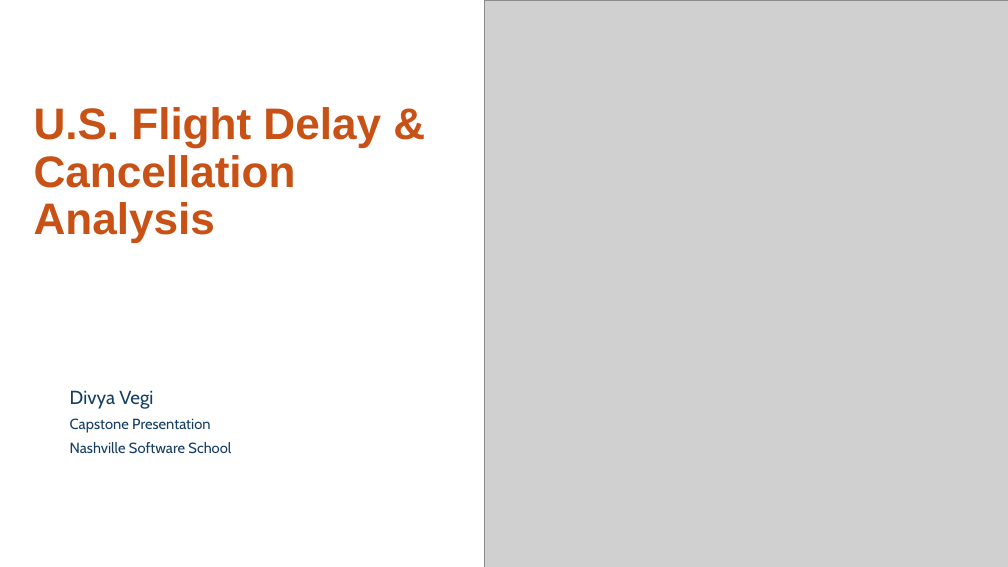
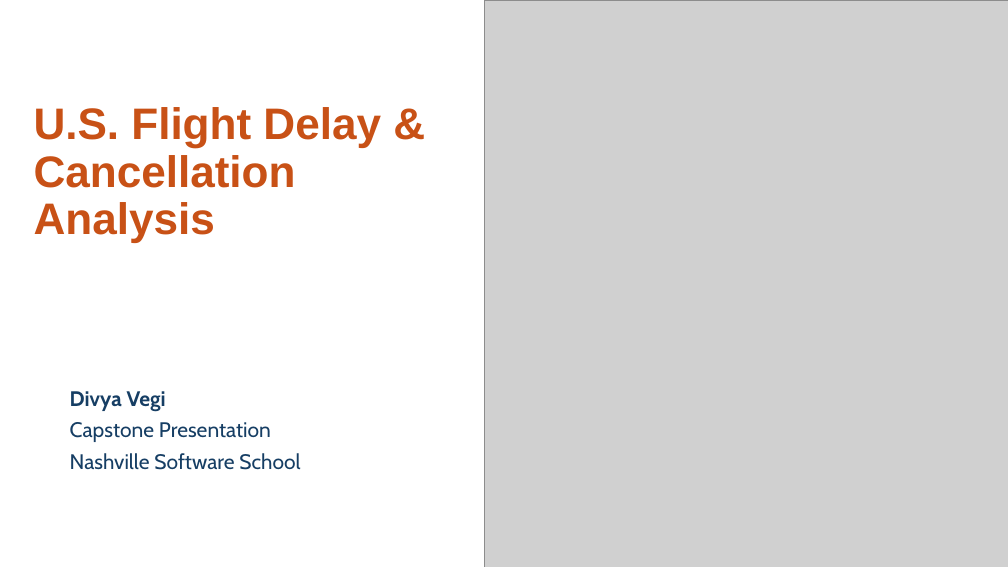
Before and after one commit to divyavegi/Capstone-Flight-Delay-and-Cancellation-, a slide deck: slide 1 of CAPSTONE US FLIGHT DISRUPTION.pptx. Drawn at 1008x567 pixels with LibreOffice and Linux fonts; fonts in the diff are those of the drawing; grey boxes stand for pictures. Boxes give left, top, right and bottom in pixels: in the first picture for what was removed or moved away, otherwise in the second. Text is boxed around its words. In the diff, an @@ line names an element or a change of style, - is before the commit and + after.

```diff
--- a/CAPSTONE US FLIGHT DISRUPTION.pptx
+++ b/CAPSTONE US FLIGHT DISRUPTION.pptx
@@ text "Divya Vegi" at bbox=[70, 391, 300, 470]: size 18 to 20 pt, bold on in "Divya Vegi"; size 14 to 20 pt in "Capstone Presentation", "Nashville Software School" @@
```
Also in this commit, not shown: 12 other slides changed, 3 other files.
